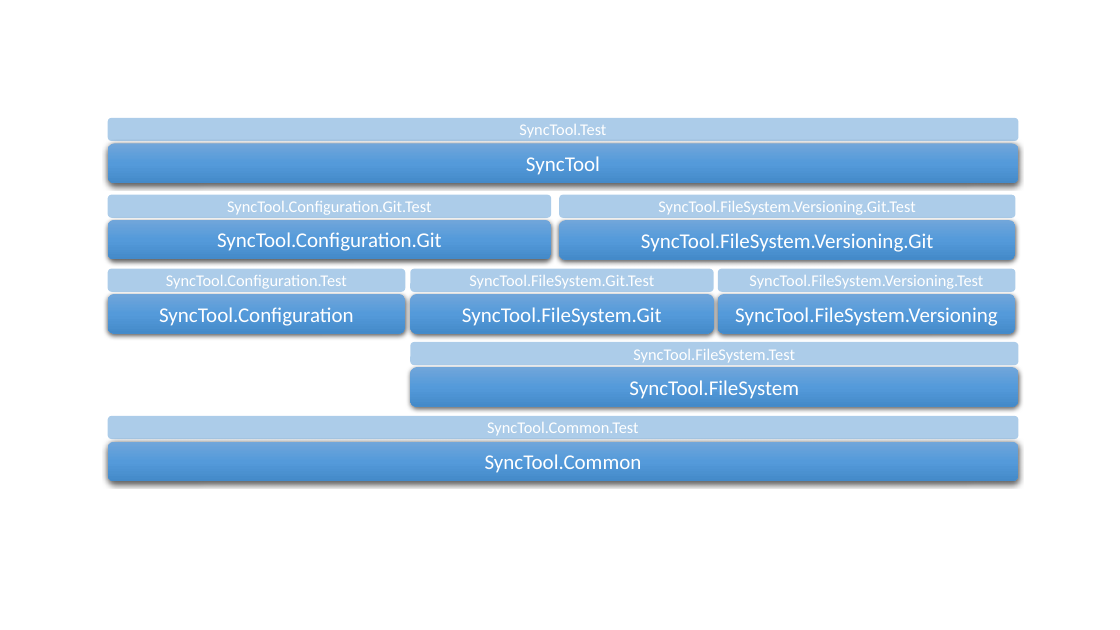
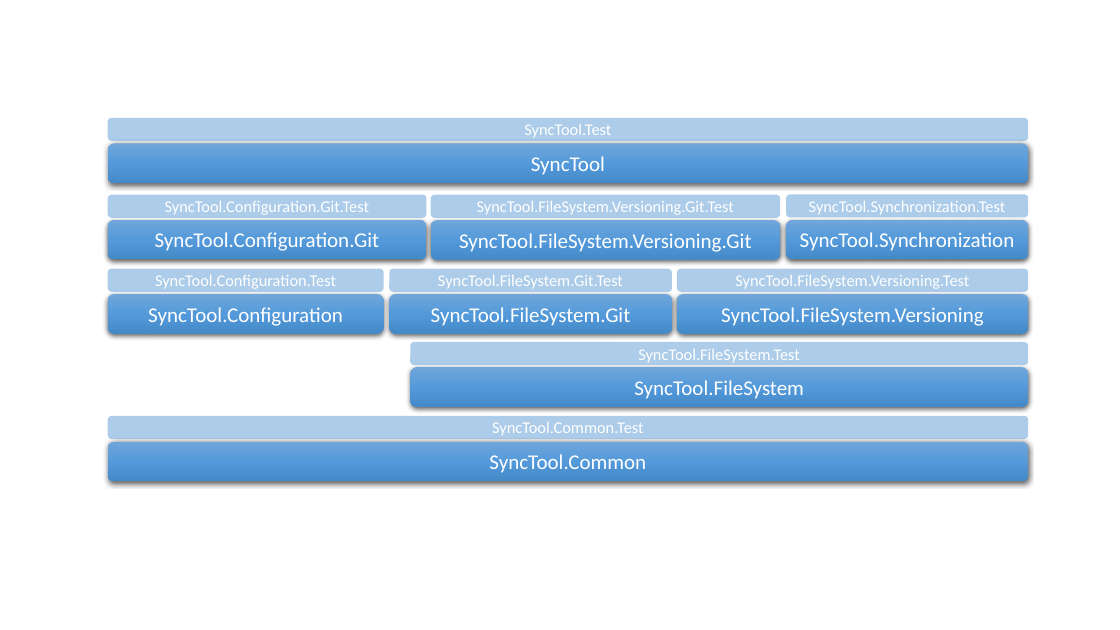
Before and after one commit to ap0llo/SyncTool, a slide deck: slide 1 of docs/ProjectDependencies.pptx. Drawn at 1120x630 pixels with LibreOffice and Linux fonts; fonts in the diff are those of the drawing. Boxes give left, top, right and bottom in pixels: in the first picture for what was removed or moved away, otherwise in the second. Text is boxed around its words. In the diff, an @@ line names an element or a change of style, - is before the commit and + after.

Commit message:
Added Assembly "SyncTool.Synchronization"

```diff
--- a/docs/ProjectDependencies.pptx
+++ b/docs/ProjectDependencies.pptx
@@ rounded rectangle "SyncTool.Test": place and size @@
-rounded rectangle "SyncTool.Test" at (108, 118, 1018, 141)
+rounded rectangle "SyncTool.Test" at (108, 118, 1028, 141)
@@ rounded rectangle "SyncTool": place and size @@
-rounded rectangle "SyncTool" at (108, 144, 1018, 183)
+rounded rectangle "SyncTool" at (108, 144, 1028, 183)
@@ rounded rectangle "SyncTool.Configuration.Git.Test": place and size @@
-rounded rectangle "SyncTool.Configuration.Git.Test" at (108, 195, 551, 218)
+rounded rectangle "SyncTool.Configuration.Git.Test" at (108, 195, 426, 218)
@@ rounded rectangle "SyncTool.FileSystem.Versioning.Git.Test": place and size @@
-rounded rectangle "SyncTool.FileSystem.Versioning.Git.Test" at (560, 195, 1016, 218)
+rounded rectangle "SyncTool.FileSystem.Versioning.Git.Test" at (431, 195, 781, 218)
@@ rounded rectangle added at (786, 194, 1028, 218), fill #5B9BD5 at 50% opacity, 14 pt, text #FFFFFF @@
+SyncTool.Synchronization.Test
@@ rounded rectangle "SyncTool.Configuration.Git": place and size @@
-rounded rectangle "SyncTool.Configuration.Git" at (108, 220, 551, 260)
+rounded rectangle "SyncTool.Configuration.Git" at (108, 220, 426, 260)
@@ rounded rectangle "SyncTool.FileSystem.Versioning.Git": place and size @@
-rounded rectangle "SyncTool.FileSystem.Versioning.Git" at (560, 220, 1016, 260)
+rounded rectangle "SyncTool.FileSystem.Versioning.Git" at (431, 220, 781, 260)
@@ rounded rectangle added at (786, 220, 1028, 260), fill gradient #71A6DB to #559BDB to #448ACA, 18 pt, text #FFFFFF @@
+SyncTool.Synchronization
@@ rounded rectangle "SyncTool.Configuration.Test": place and size @@
-rounded rectangle "SyncTool.Configuration.Test" at (108, 269, 405, 292)
+rounded rectangle "SyncTool.Configuration.Test" at (108, 269, 383, 292)
@@ rounded rectangle "SyncTool.FileSystem.Git.Test": place and size @@
-rounded rectangle "SyncTool.FileSystem.Git.Test" at (410, 269, 713, 292)
+rounded rectangle "SyncTool.FileSystem.Git.Test" at (389, 269, 672, 292)
@@ rounded rectangle "SyncTool.FileSystem.Versioning.Test": place and size @@
-rounded rectangle "SyncTool.FileSystem.Versioning.Test" at (718, 269, 1016, 292)
+rounded rectangle "SyncTool.FileSystem.Versioning.Test" at (677, 269, 1028, 292)
@@ rounded rectangle "SyncTool.Configuration": place and size @@
-rounded rectangle "SyncTool.Configuration" at (108, 294, 405, 334)
+rounded rectangle "SyncTool.Configuration" at (108, 294, 383, 334)
@@ rounded rectangle "SyncTool.FileSystem.Git": place and size @@
-rounded rectangle "SyncTool.FileSystem.Git" at (410, 294, 713, 334)
+rounded rectangle "SyncTool.FileSystem.Git" at (389, 294, 672, 334)
@@ rounded rectangle "SyncTool.FileSystem.Versioning": place and size @@
-rounded rectangle "SyncTool.FileSystem.Versioning" at (718, 294, 1016, 334)
+rounded rectangle "SyncTool.FileSystem.Versioning" at (677, 294, 1028, 334)
@@ rounded rectangle "SyncTool.FileSystem.Test": place and size @@
-rounded rectangle "SyncTool.FileSystem.Test" at (410, 342, 1018, 365)
+rounded rectangle "SyncTool.FileSystem.Test" at (410, 342, 1028, 365)
@@ rounded rectangle "SyncTool.FileSystem": place and size @@
-rounded rectangle "SyncTool.FileSystem" at (410, 367, 1018, 407)
+rounded rectangle "SyncTool.FileSystem" at (410, 367, 1028, 407)
@@ rounded rectangle "SyncTool.Common.Test": place and size @@
-rounded rectangle "SyncTool.Common.Test" at (108, 416, 1018, 439)
+rounded rectangle "SyncTool.Common.Test" at (108, 416, 1028, 439)
@@ rounded rectangle "SyncTool.Common": place and size @@
-rounded rectangle "SyncTool.Common" at (108, 442, 1018, 481)
+rounded rectangle "SyncTool.Common" at (108, 442, 1028, 481)
```
Also in this commit, not shown: 6 other files.
